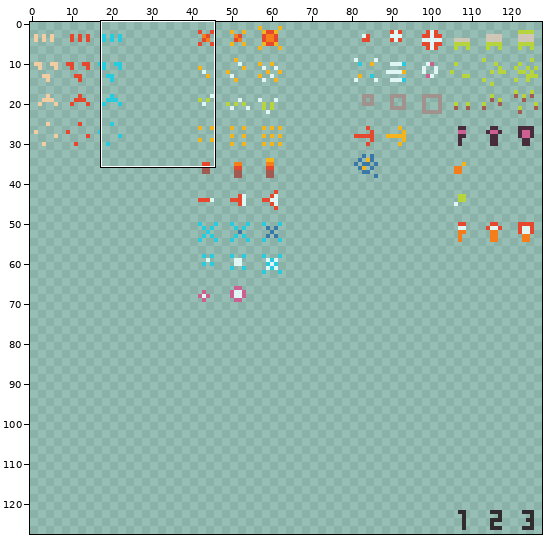
Pixel-art file -- asset_src/graphics/characters/player/spells/spells.ase. Above: a wide view before the commit, with the close-up outlined.
Close-up. As it was:
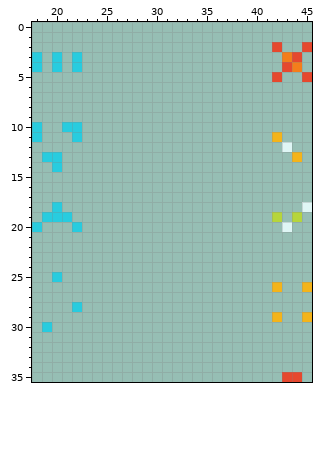
128x128 pixels, 1 frame. Shown: x 18..45, y 0..35.
The result:
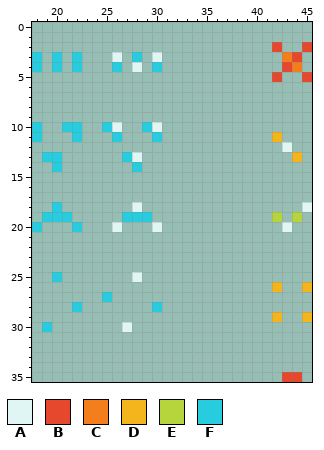
Palette (. is transparent): A #dff6f5  B #e6482e  C #f47e1b  D #f4b41b  E #b6d53c  F #28ccdf
Changes in this commit:
{"y":3,"x":26,"old":".","new":"A"}
{"y":3,"x":28,"old":".","new":"F"}
{"y":3,"x":30,"old":".","new":"A"}
{"y":4,"x":26,"old":".","new":"F"}
{"y":4,"x":28,"old":".","new":"A"}
{"y":4,"x":30,"old":".","new":"F"}
{"y":10,"x":25,"old":"..","new":"FA"}
{"y":10,"x":29,"old":"..","new":"FA"}
{"y":11,"x":26,"old":".","new":"F"}
{"y":11,"x":30,"old":".","new":"F"}
{"y":13,"x":27,"old":"..","new":"FA"}
{"y":14,"x":28,"old":".","new":"F"}
{"y":18,"x":28,"old":".","new":"A"}
{"y":19,"x":27,"old":"...","new":"FFF"}
{"y":20,"x":26,"old":".","new":"A"}
{"y":20,"x":30,"old":".","new":"A"}
{"y":25,"x":28,"old":".","new":"A"}
{"y":27,"x":25,"old":".","new":"F"}
{"y":28,"x":30,"old":".","new":"F"}
{"y":30,"x":27,"old":".","new":"A"}
